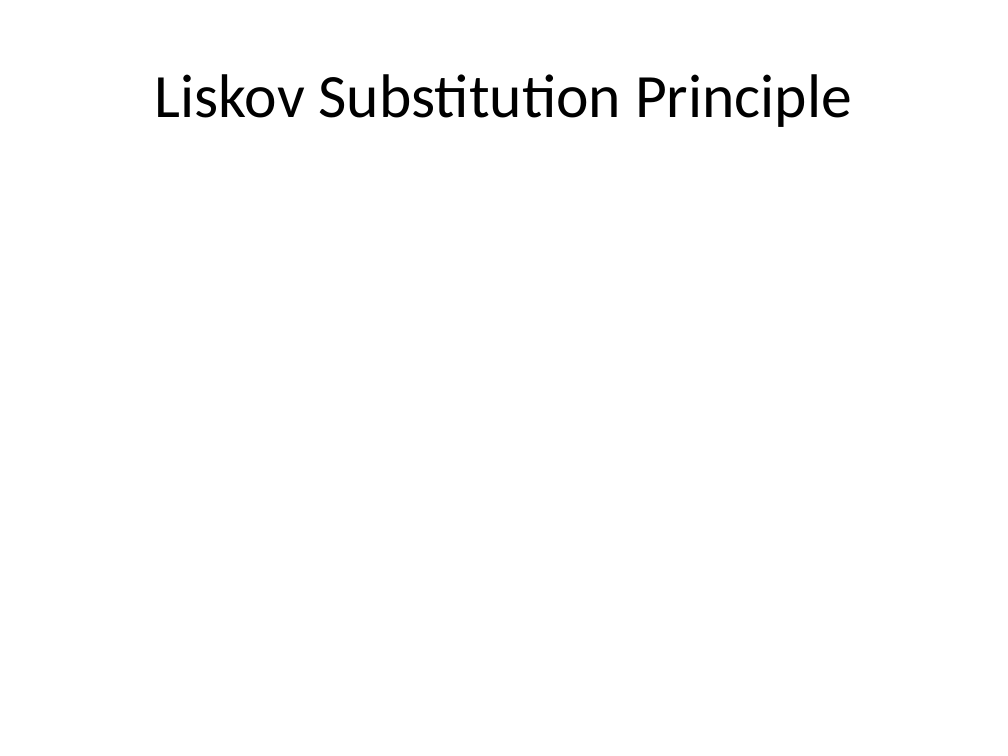
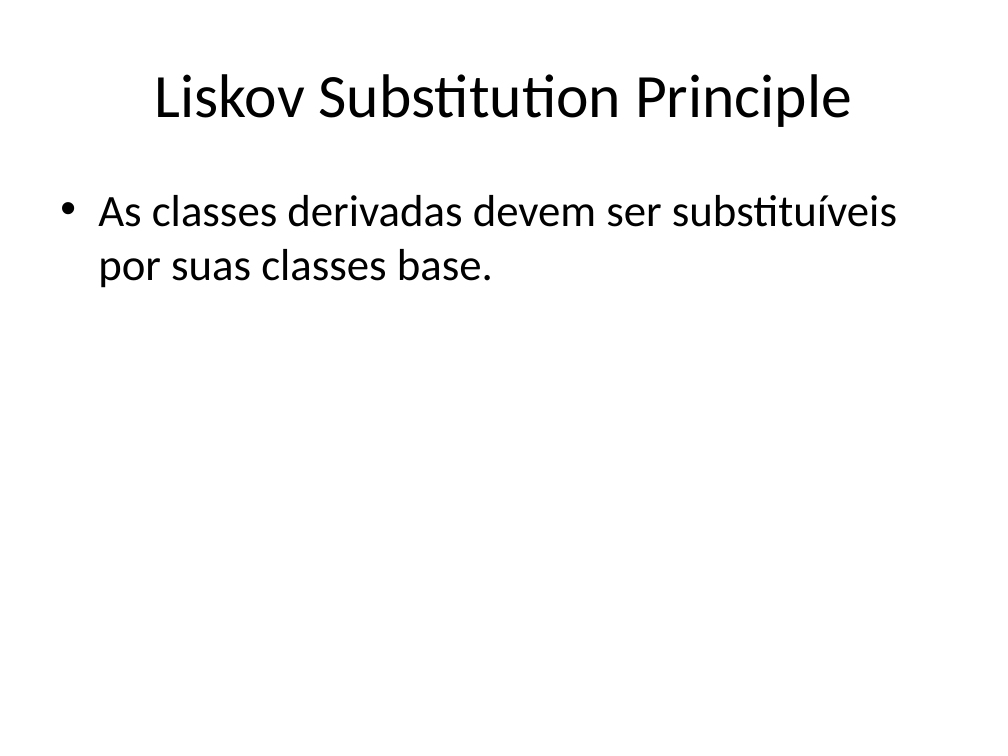
Before and after one commit to ivanpaulovich/event-sourcing-jambo, a slide deck: slide 20 of docs/Princípios SOLID usando .NET Core e Visual Studio 2017.pptx (slide 14 before the commit). Drawn at 1008x756 pixels with LibreOffice and Linux fonts; fonts in the diff are those of the drawing. Boxes give left, top, right and bottom in pixels: in the first picture for what was removed or moved away, otherwise in the second. Text is boxed around its words. In the diff, an @@ line names an element or a change of style, - is before the commit and + after.

```diff
--- a/docs/Princípios SOLID usando .NET Core e Visual Studio 2017.pptx
+++ b/docs/Princípios SOLID usando .NET Core e Visual Studio 2017.pptx
@@ text added at (x1=98, y1=195, x2=897, y2=288), 32 pt, text #000000 @@
+• As classes derivadas devem ser substituíveis por suas classes base.
```
Also in this commit, not shown: 6 other slides changed, 6 slides added, 2 other files.
